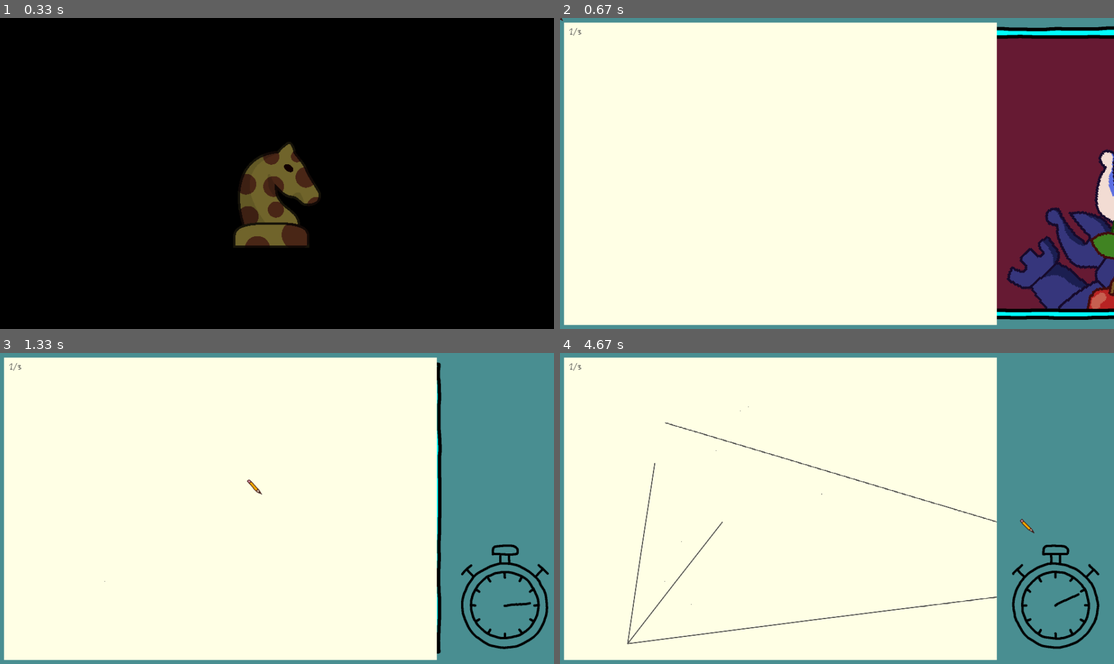
Above: before the commit, frames 1-4 (two rows, left to right).
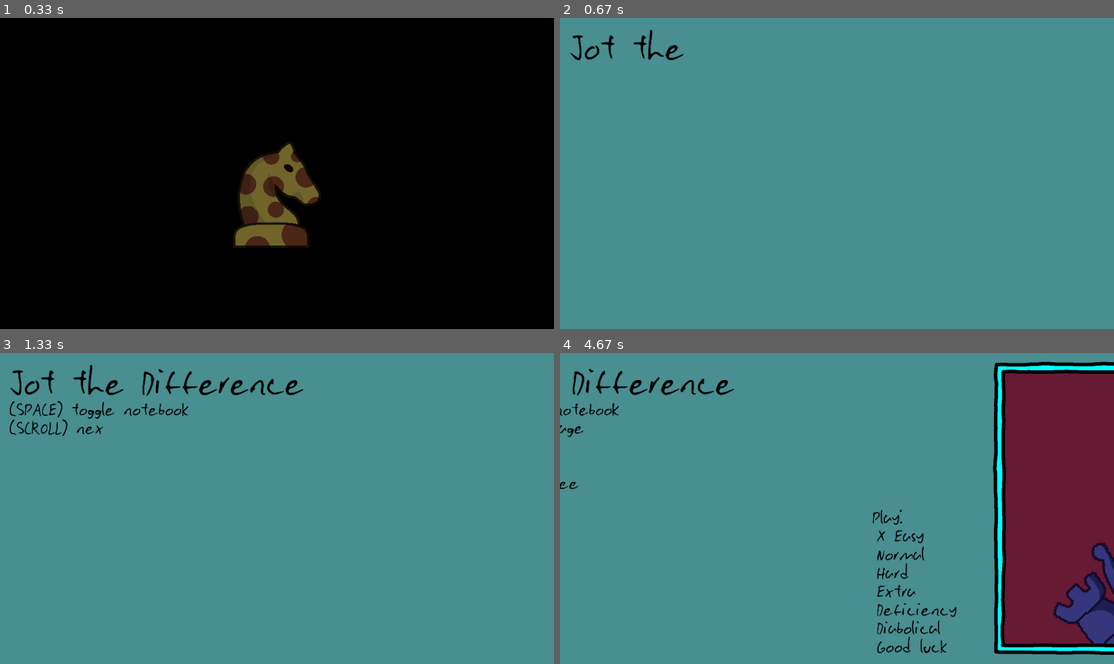
Above: after the commit, the same moments.

Repository: DanteGraet/paperAndPencil-garbageJam8
Game: LÖVE game, started from main.lua
Same seed, same stepped clock (60 frames per second), same inputs: the game is played once before the commit and once after it.
Inputs (mouse positions are in pixels of both pictures, inside the frame that each line leads up to):
- Up to frame 1 (0.33 s): no input
- Up to frame 2 (0.67 s): tap Space at 0.33 s
- Up to frame 3 (1.33 s): click (105, 583) at 0.72 s; click (260, 492) at 1.05 s
- Up to frame 4 (4.67 s): click (748, 405) at 1.38 s; click (737, 408) at 1.72 s; click (681, 542) at 2.05 s; click (715, 449) at 2.38 s; click (692, 604) at 2.72 s; press the mouse at (626, 642) at 3.03 s; move the mouse to (676, 583) at 3.13 s; release the mouse at (720, 520) at 3.27 s; press the mouse at (1036, 533) at 3.37 s; move the mouse to (848, 477) at 3.47 s; release the mouse at (665, 421) at 3.6 s; press the mouse at (626, 642) at 3.7 s; move the mouse to (643, 552) at 3.8 s; release the mouse at (654, 464) at 3.93 s; press the mouse at (626, 642) at 4.03 s; move the mouse to (814, 620) at 4.13 s; release the mouse at (1003, 595) at 4.27 s; click (1036, 533) at 4.38 s, where only the run after the commit has a clickable "Easy"

Frame 1 is identical in both runs. In frame 2, 96% of the frame differs, in the area x 0-100%, y 0-99%; in frame 3, 78%; in frame 4, 96%.

Commit message:
Title Screen
um it's pretty terrible i think

Diff:
--- a/code/gamestate/splash/init.lua
+++ b/code/gamestate/splash/init.lua
@@ -1,4 +1,4 @@
-local nextGameState = "test"
+local nextGameState = "titleScreen"
 
 local textList = {
     string.upper("Jaraph"),
--- a/code/gamestate/test.lua
+++ b/code/gamestate/test.lua
@@ -3,9 +3,15 @@
 local notebook = {}
 local photo
 local gallery
+local difficulty
+local lastFrameCanvas
 
-function g.load()
-    notebook = Notebook(3)
+function g.load(diff, lf)
+    difficulty = diff or 2
+    lastFrameCanvas = lf
+
+    notebook = Notebook(difficultyScale[difficulty].pages)
+    notebook.isOpen = false
     --photo = Photo(65, 65, "grid")
 
     camera = Camera("fit", 1920, 1080)
@@ -13,7 +19,8 @@
 
     phase = "drawing"
 
-    gallery = Gallery(3)
+    gallery = Gallery(difficultyScale[difficulty].photos)
+    love.mouse.setVisible(true)
 
     --photo:render(1)
 end
@@ -80,6 +87,10 @@
     gallery:draw()
 
     notebook:draw()
+
+    if gallery.visualPhoto < 1 and phase == "drawing" then
+        love.graphics.draw(lastFrameCanvas, -gallery.visualPhoto * 1920, 0)
+    end
 end
 
 return g
--- /dev/null
+++ b/code/gamestate/titleScreen/init.lua
@@ -0,0 +1,79 @@
+fontManager.loadFont("assets/QuindocahLite.ttf", "quindocha")
+
+local g = {}
+
+local notebook = {}
+-- tut is persistant caus why not
+local tut = love.filesystem.load("code/gamestate/titleScreen/text.lua")()
+
+function g.load()
+    notebook = Notebook(3)
+    notebook.isOpen = false
+
+    camera = Camera("fit", 1920, 1080)
+    timer = 0
+
+    love.mouse.setVisible(true)
+end
+
+function g.resize()
+    camera:resize()
+end
+
+function g.update(dt)
+    tut.update(dt, notebook.isOpen)
+    notebook:update(dt)
+    timer = timer + dt
+end
+
+function g.keypressed(key)
+    if key == "space" then
+        notebook:setOpen()
+    end
+end
+
+function g.mousepressed(x, y, button)
+    tut.nextLine()
+
+    if button == 1 then
+        notebook:startDraw(x, y, false)
+    elseif button == 2 then
+        notebook:startDraw(x, y, true)
+    end
+end
+
+function g.mousereleased(x, y, button)
+    if notebook.isOpen == true then
+        --if phase == "drawing" then
+        if button == 1 then
+            notebook:endDraw(false)
+        elseif button == 2 then
+            notebook:endDraw(true)
+        end
+    else
+        tut.click()
+    end
+end
+
+
+function g.wheelmoved(x, y)
+    notebook:wheelmoved(x, y)
+end
+
+function g.draw(skipCamera)
+    if skipCamera ~= true then
+        camera()
+    end
+    love.graphics.setBackgroundColor(73/255, 142/255, 145/255)
+
+    love.graphics.setColor(0, 0, 0)
+    --fontManager.set("quindocha", 128)
+    --love.graphics.print("Jot the Difference", 64, 64)
+    tut.draw(notebook.isOpen)
+
+
+    love.graphics.setColor(1,1,1)
+    notebook:draw()
+end
+
+return g
--- /dev/null
+++ b/code/gamestate/titleScreen/text.lua
@@ -0,0 +1,160 @@
+local textList = {}
+
+local timer = 0
+local linesToDraw = 1
+local charToDraw = 0
+
+local function start(difficulty)
+    local canvas = love.graphics.newCanvas(1920, 1080)
+
+    love.graphics.setCanvas(canvas)
+    love.graphics.origin()
+    local g = gamestateManager.get()
+    g.draw(true)
+    love.graphics.setCanvas()
+
+    gamestateManager.setGamestate("test", difficulty, canvas)
+end
+
+local function generateTextList()
+    textList = {
+        {
+            x = 32, y = 32, size = 128, interact = false, speed = 0.05,
+            text = "Jot the Difference"
+        },
+        {
+            x = 32, y = 32+128, size = 64, interact = false, speed = 0.05,
+            text = "(SPACE) toggle notebook"
+        },
+        {
+            x = 32, y = 32+128*1.5, size = 64, interact = false, speed = 0.02,
+            text = "(SCROLL) next page"
+        },
+        {
+            x = 32, y = 32+128*2, size = 64, interact = false, speed = 0.02,
+            text = "(RMB) draw"
+        },
+        {
+            x = 32, y = 32+128*2.5, size = 64, interact = false, speed = 0.02,
+            text = "(LMB) erase"
+        },
+        {
+            x = 32, y = 32+128*3, size = 64, interact = false, speed = 0.02,
+            text = "Draw what you see"
+        },
+
+        {
+            x = 32, y = 1080 - 32 - 64, size = 64, interact = true, speed = 0.02,
+            text = "--O-- Music"
+        },
+        {
+            x = 32, y = 1080 - 32 - 128, size = 64, interact = true, speed = 0.02,
+            text = "--O-- SFX"
+        },
+
+
+    }
+
+    local displayCount = math.min(math.max(#highscores + 10, 3), #difficultyScale)
+
+    table.insert(textList,
+        {
+            x = 1530, y = 1080 - 32 - 64 * (displayCount+1), size = 64, interact = false, speed = 0.03,
+            text = "Play:"
+        }
+    )
+
+    for i = 1, displayCount do
+        local suff = ""
+        if highscores[i] then
+            suff = " (" ..  highscores[i] .. ")"
+        end
+        table.insert(textList,
+        {
+            x = 1545, y = 1080 - 32 - 64 * (displayCount-i+1), size = 64, interact = start, data = i, speed = 0.01,
+            text = difficultyScale[i].name .. suff
+        })
+    end
+
+    -- Add colliders
+    for i = 1,#textList do
+        local t = textList[i]
+        if t.interact then
+            local font = fontManager.get("quindocha", t.size)
+            local width = font:getWidth(t.text .. "   .")
+            local height = font:getHeight(t.text)
+
+            t.collider = RectangularCollider:new(t.x, t.y, width, height *0.7)
+        end
+    end
+end
+
+local text = {}
+
+function text.update(dt, isNotebookOpen)
+    if not textList[linesToDraw] then
+        return
+    end
+    timer = timer - dt
+
+    local current = textList[linesToDraw].text
+    if timer <= 0 then
+        charToDraw = charToDraw + 1
+
+        timer = timer + textList[linesToDraw].speed
+
+        if charToDraw > #current and isNotebookOpen == false then
+            linesToDraw = linesToDraw + 1
+            timer = timer + 0.5
+            charToDraw = 0
+        end
+    end
+end
+
+function text.nextLine()
+    linesToDraw = linesToDraw + 1
+    charToDraw = 0
+end
+
+function text.click()
+    local mx, my = camera:translatePosition(love.mouse.getPosition())
+
+    for i = 1, linesToDraw do
+        local t = textList[i]
+        if t then
+            if t.interact and t.collider:checkCollision(mx, my) == true then
+               t.interact(t.data)
+            end
+        end
+    end
+end
+
+function text.draw(isNotebookOpen)
+    local mx, my = camera:translatePosition(love.mouse.getPosition())
+
+    for i = 1, linesToDraw do
+        local t = textList[i]
+        if t then
+            local text = textList[i].text
+            local pref = ""
+            if isNotebookOpen == false and t.interact and t.collider:checkCollision(mx, my) == true then
+                pref = "X "
+                if love.mouse.isDown(1) then
+                    pref = "x "
+                end
+            end
+
+            if i == linesToDraw then
+                text = text:sub(0, charToDraw)
+            end
+
+            fontManager.set("quindocha", t.size)
+            love.graphics.print(pref .. text, t.x, t.y)
+        end
+    end
+end
+
+
+generateTextList()
+
+return text
--- /dev/null
+++ b/code/globals.lua
@@ -0,0 +1,12 @@
+difficultyScale = {
+    {name = "Easy"        , photos = 2, pages = 2, timeMult = 1.5},
+    {name = "Normal"      , photos = 3, pages = 3, timeMult = 1},
+    {name = "Hard"        , photos = 3, pages = 3, timeMult = 0.8},
+    {name = "Extra"       , photos = 4, pages = 4, timeMult = 1},
+    {name = "Deficiency"  , photos = 3, pages = 2, timeMult = 1},
+    {name = "Diabolical"  , photos = 5, pages = 3, timeMult = 1.5},
+    {name = "Good luck"   , photos = 5, pages = 2, timeMult = 1},
+}
+
+-- load highscores & settings
+highscores = {}
--- a/globalObject/gallery.lua
+++ b/globalObject/gallery.lua
@@ -19,7 +19,7 @@
 })
 
 
-function Gallery:new(size)
+function Gallery:new(size, timeScale)
     math.randomseed(os.time(), love.timer.getTime())
 
     local obj = {}
@@ -41,11 +41,13 @@
     obj.currentPhoto = 1
     obj.visualPhoto = 0
 
+    obj.timeScale = timeScale or 1
+
     setmetatable(obj, {
         __index = Gallery,
     })
 
-    obj.timeRemaining = obj.pictures[obj.currentPhoto].level.time
+    obj.timeRemaining = ((obj.pictures[obj.currentPhoto] and obj.pictures[obj.currentPhoto].level.time) or 60) * obj.timeScale
     obj.lastTimeRemaining = 0
 
     obj:render()
@@ -83,7 +85,7 @@
             end
         else
             self.lastTimeRemaining = self.timeRemaining
-            self.timeRemaining = self.pictures[self.currentPhoto].level.time
+            self.timeRemaining = self.pictures[self.currentPhoto].level.time * self.timeScale
         end
     end
 end
--- a/globalObject/notebook.lua
+++ b/globalObject/notebook.lua
@@ -14,7 +14,7 @@
 Notebook = {}
 Notebook.__index = Notebook
 
-fontManager.loadFont("assets/QuindocahLite.ttf", "quindocha")
+
 
 setmetatable(Notebook, {
     __call = function(self, size)
@@ -35,13 +35,15 @@
     end
 
     obj.currentPage = size
-    obj.isOpen = true
+    obj.isOpen = false
 
     setmetatable(obj, {
         __index = Notebook,
     })
 
-    obj:updatePageVisibility(isVisible)
+    obj:setOpen(false)
+    obj:updatePageVisibility(false)
+    obj:update(1)
 
     return obj
 end
@@ -127,9 +129,9 @@
         love.graphics.setColor(1,1,1)
         if self.pages[self.currentPage].isDrawing == true then
             if self.pages[self.currentPage].erase == true then
-                love.graphics.draw(pencilImage[frame], mx, my, (frame-1.5) / 5, -1, -1)
+                love.graphics.draw(pencilImage[frame], mx, my, (frame-1.5) / 4, -1, -1)
             else
-                love.graphics.draw(pencilImage[frame], mx, my, (frame-1.5) / 5, 1, 1, 50, 51)
+                love.graphics.draw(pencilImage[frame], mx, my, (frame-1.5) / 4, 1, 1, 50, 51)
             end
         else
             love.graphics.draw(pencilImage[frame], mx - 50, my - 51)
--- a/globalObject/photo.lua
+++ b/globalObject/photo.lua
@@ -291,7 +291,7 @@
         local y = self.y + math.floor((i-1)/2)*(125+35) + 10
 
         local object = self.objects[self.finds[i][1]]
-        local image = object.images[canvasToDraw]
+        local image = (object.images and object.images[canvasToDraw]) or nil
 
         local scale = math.min(125/image:getWidth(), 125/image:getHeight())
 
@@ -303,7 +303,9 @@
 
         love.graphics.draw(findImages.outline[canvasToDraw], x - 10, y - 10)
 
-        love.graphics.draw(image, x, y, 0, scale, scale)
+        if image then
+            love.graphics.draw(image, x, y, 0, scale, scale)
+        end
 
         love.graphics.setColor(1, 1, 1)
 
--- a/globalObject/rectangularCollider.lua
+++ b/globalObject/rectangularCollider.lua
@@ -28,7 +28,6 @@
     local collision = false
     local distance = math.huge
 
-
     local dx = x - (self.x + self.sx/2)
     local dy = y - (self.y + self.sy/2)
 
--- a/main.lua
+++ b/main.lua
@@ -103,4 +103,4 @@
 end
 
 love.graphics.setDefaultFilter("nearest","nearest")
---love.filesystem.load("code/globals.lua")()
+love.filesystem.load("code/globals.lua")()
--- a/manager/gamestateManager.lua
+++ b/manager/gamestateManager.lua
@@ -14,6 +14,11 @@
 function gamestateManager.getGamestate()
     return gamestate._name
 end
+
+function gamestateManager.get()
+    return gamestate
+end
+
 
 
 local function createEventFunctions()
--- a/tofdotodo.txt
+++ b/tofdotodo.txt
@@ -63,3 +63,28 @@
 
 Score
 (#objects - modsMade + ModsFound - Fails) / #objects
+
+
+
+
+
+
+
+Jot the Difference
+[SPACE] [toggle] notebook
+[SCOLL] next page
+[LMP]   Draw                <Difficulty>
+[RMB]   Erase               <Score>
+Draw what you see
+
+MUSIC
+SFX                             Click to start/next -> (Arrow Image)
+
+Name        photos  Pages   timeMult
+Easy        2       2       1.2
+Normal      3       3       1
+Hard        3       3       0.8
+Extreme     4       4       1
+Brutal      3       2       1
+Diabolical  5       3       1.5
+Good Luck   5       2       1
